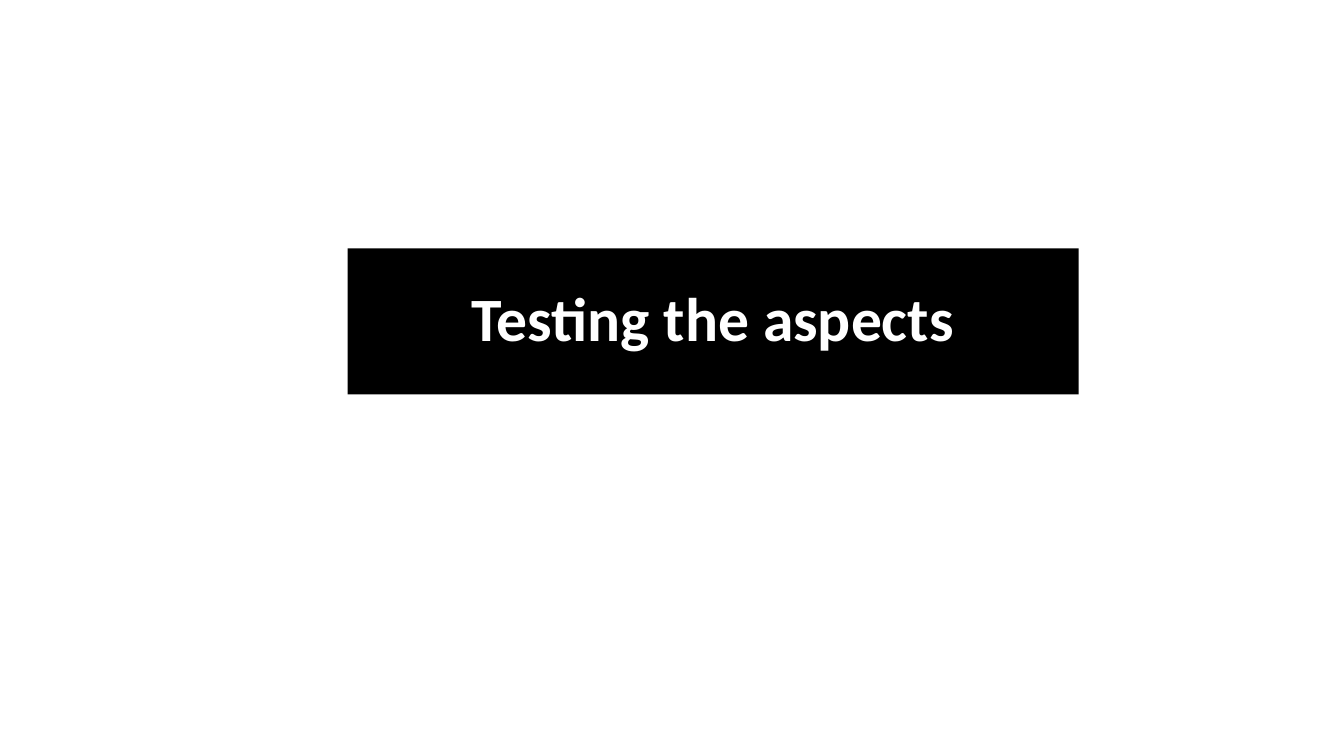
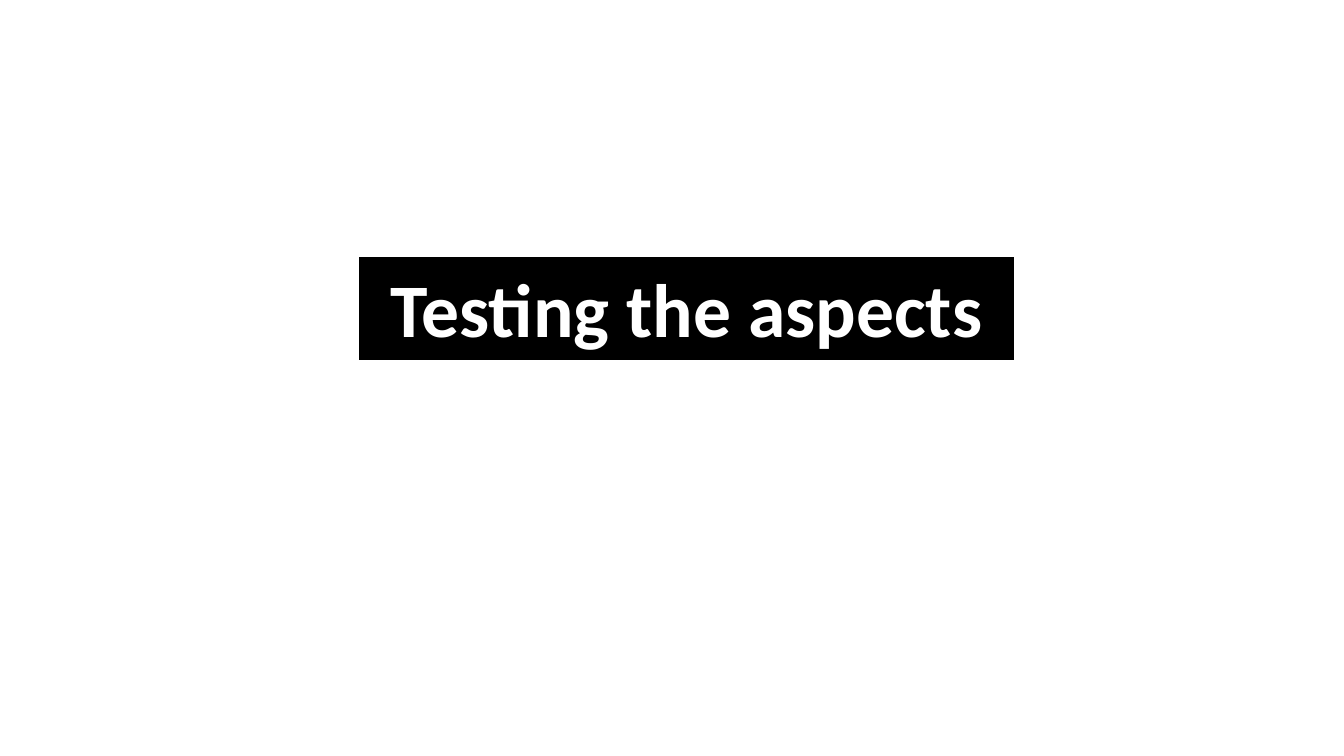
Before and after one commit to akotek/AOP, a slide deck: slide 18 of src/Final Project Presentation.pptx (slide 9 before the commit). Drawn at 1344x756 pixels with LibreOffice and Linux fonts; fonts in the diff are those of the drawing. Boxes give left, top, right and bottom in pixels: in the first picture for what was removed or moved away, otherwise in the second. Text is boxed around its words. In the diff, an @@ line names an element or a change of style, - is before the commit and + after.

Commit message:
Logging aspects implementation

```diff
--- a/src/Final Project Presentation.pptx
+++ b/src/Final Project Presentation.pptx
@@ rectangle "Testing the aspects": place and size @@
-rectangle "Testing the aspects" at (348,248,1079,394)
+rectangle "Testing the aspects" at (360,257,1014,359)
@@ rectangle "Testing the aspects" at (360,257,1014,359): size 44 to 54 pt; line spacing 0.9 to 1; vertical alignment middle to top; title to rectangle; outline none to #000000 0.75 pt @@
```
Also in this commit, not shown: 8 other slides changed, 10 slides added, 1 slide removed, 17 other files.
